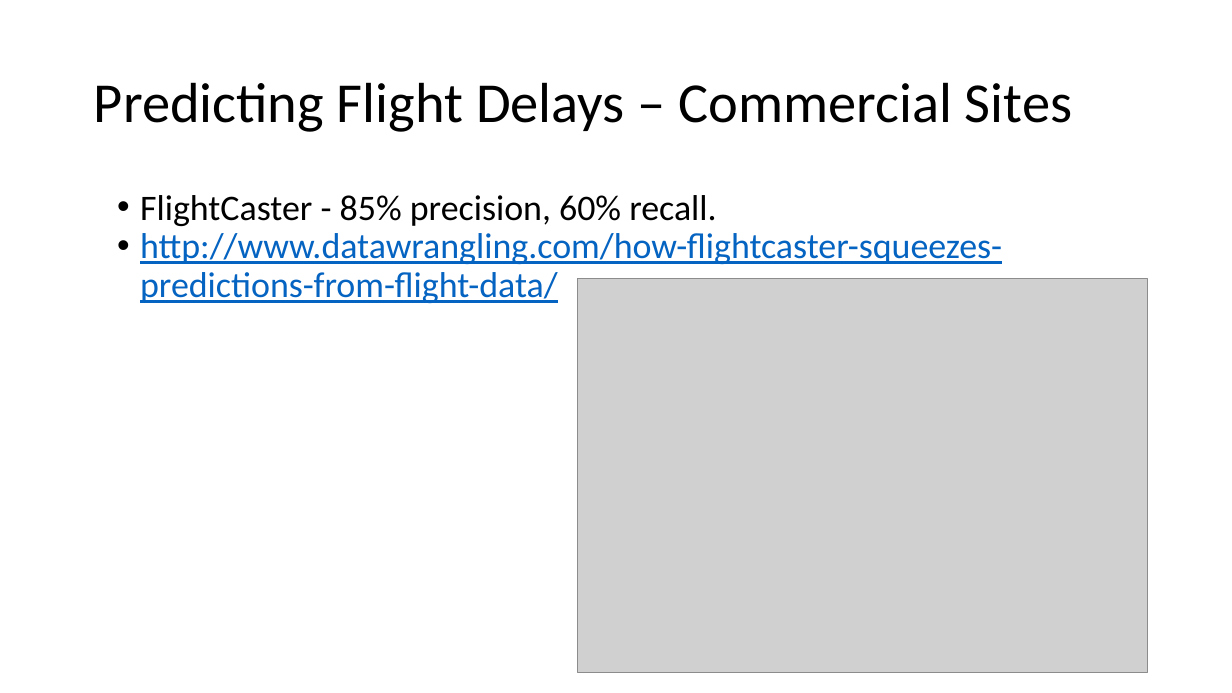
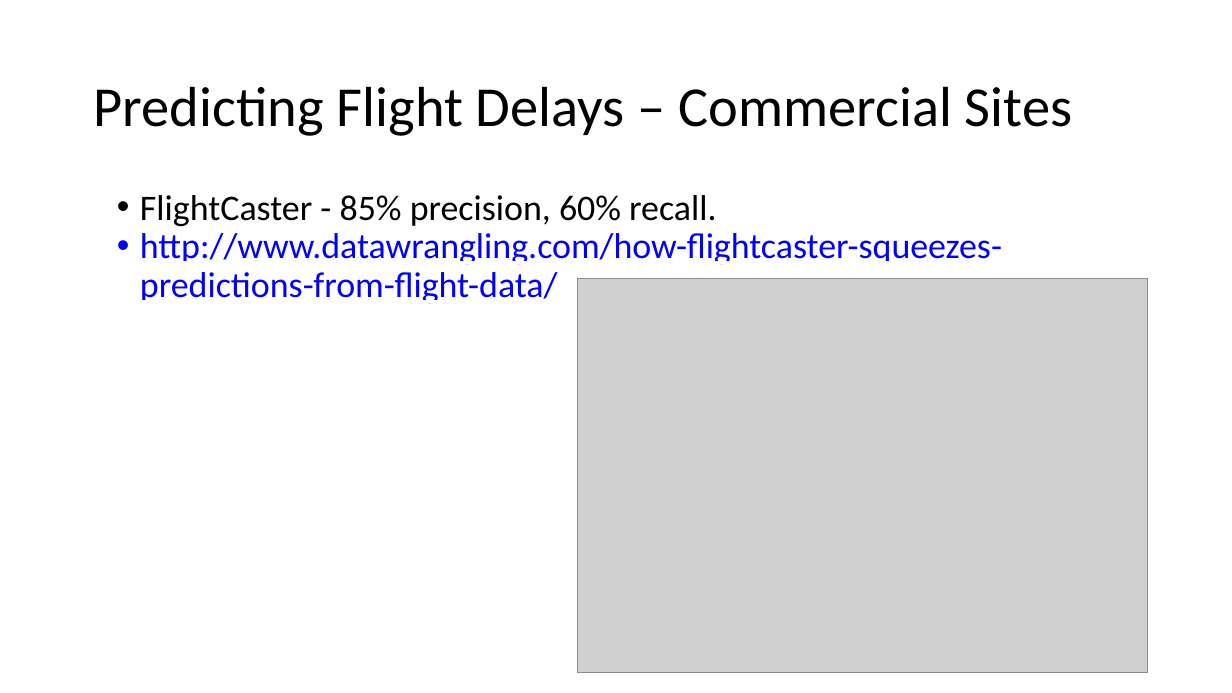
Before and after one commit to stbman/cs5228, a slide deck: slide 9 of report/Group34_Proposal_FinalPres.pptx. Drawn at 1232x693 pixels with LibreOffice and Linux fonts; fonts in the diff are those of the drawing; grey boxes stand for pictures. Boxes give left, top, right and bottom in pixels: in the first picture for what was removed or moved away, otherwise in the second. Text is boxed around its words. In the diff, an @@ line names an element or a change of style, - is before the commit and + after.

```diff
--- a/report/Group34_Proposal_FinalPres.pptx
+++ b/report/Group34_Proposal_FinalPres.pptx
@@ text "Predicting Flight Delays – Commercial ..." at (x1=94, y1=86, x2=1072, y2=136): line spacing 0.9 to 1 @@
@@ text "FlightCaster - 85% precision, 60% ..." at (x1=140, y1=195, x2=1002, y2=300): text colour #0563C1 to #0000FF in "http://www.datawrangling.com/how-flightcaster-squeezes-predi ..." @@
```
Also in this commit, not shown: 11 other slides changed, 1 slide added, 1 slide removed, 6 other files.
